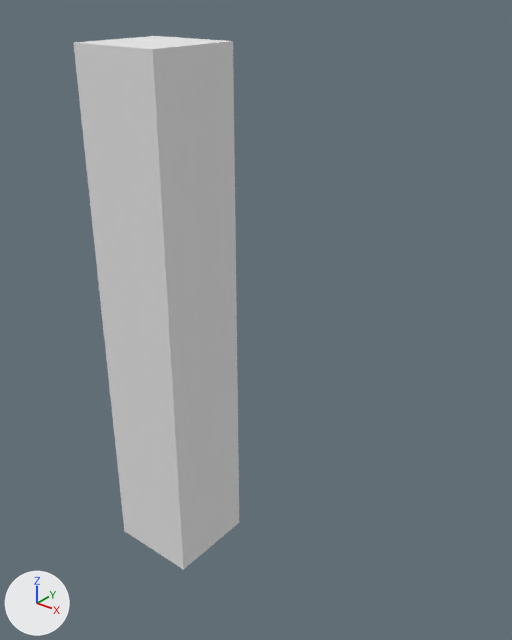
Before and after pictures for a commit that changed the Blender file Models/FloorLamp-56x10x10.blend.
Before and after are seen from a 50 mm camera at (4.96, -4.74, 6.13) aimed at (0.85, 0.39, 2.95). Lighting does not change. The marker at lower left points along +X, +Y and +Z.

Objects in the first picture: 'FloorLamp-56x10x10'.
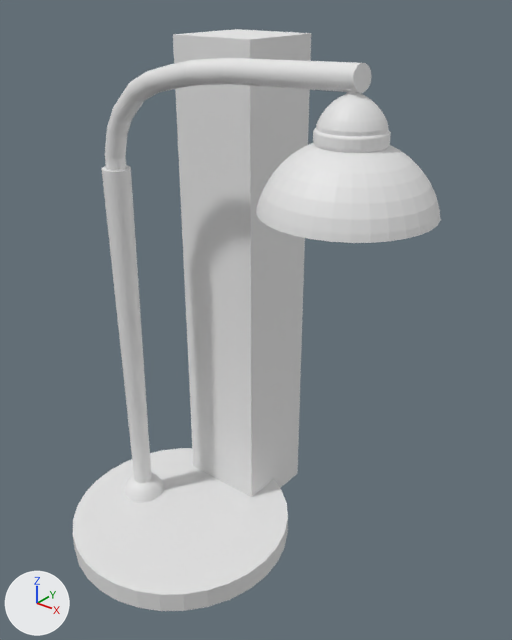
Location of each change, [x1, y1, x2, y2] in pixels of the pictures (512 x 640 px):
'FloorLamp-56x10x10', reshaped (121% wider)
    before: [73, 36, 239, 570]
    after: [73, 58, 441, 611]
'Placeholder', added
    after: [173, 29, 311, 497]

What changed in the scene script:
```text
Add me_circle:
    me_circle.from_pydata(...)  # 1664 vertices, 1573 faces; spans x -1.3..2.83, y -1.3..1.3, z 0.0..5.56
Change ob_floorlamp_56x10x10:
    ob_floorlamp_56x10x10: bpy.data.objects.new('FloorLamp-56x10x10', me_cube) -> bpy.data.objects.new('FloorLamp-56x10x10', me_circle)
Add ob_placeholder:
    ob_placeholder = bpy.data.objects.new('Placeholder', me_cube)
    ob_placeholder.location = (0.0, 1.24, 0.0)
```
